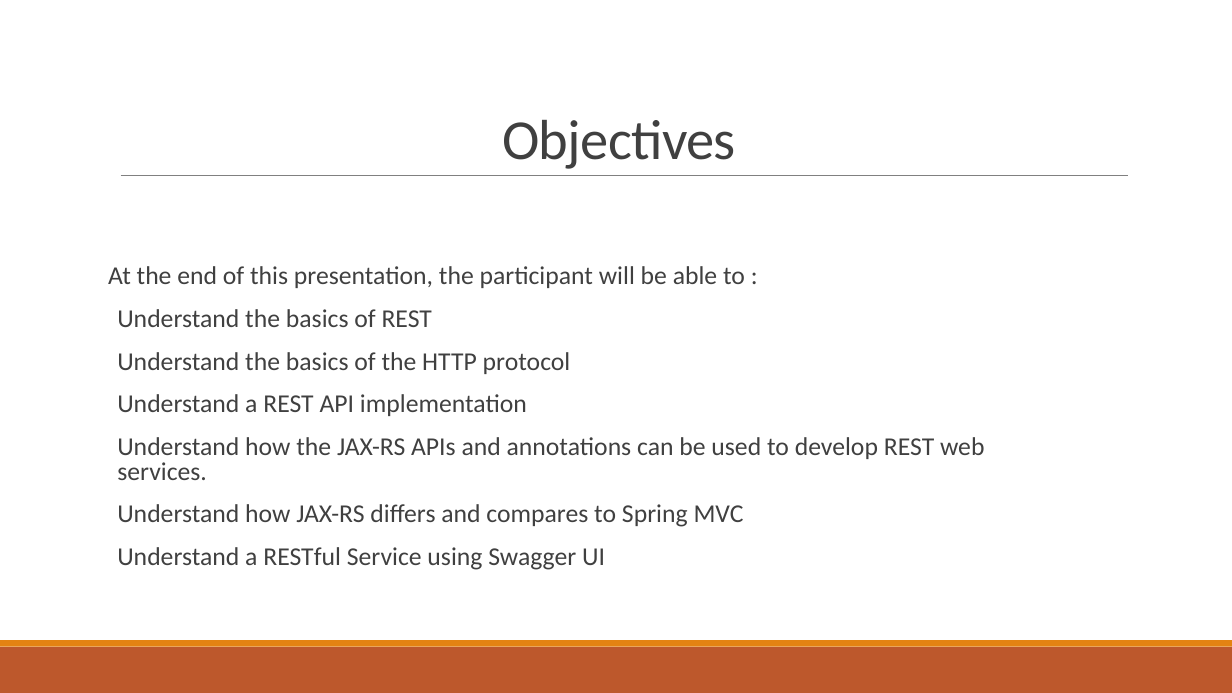
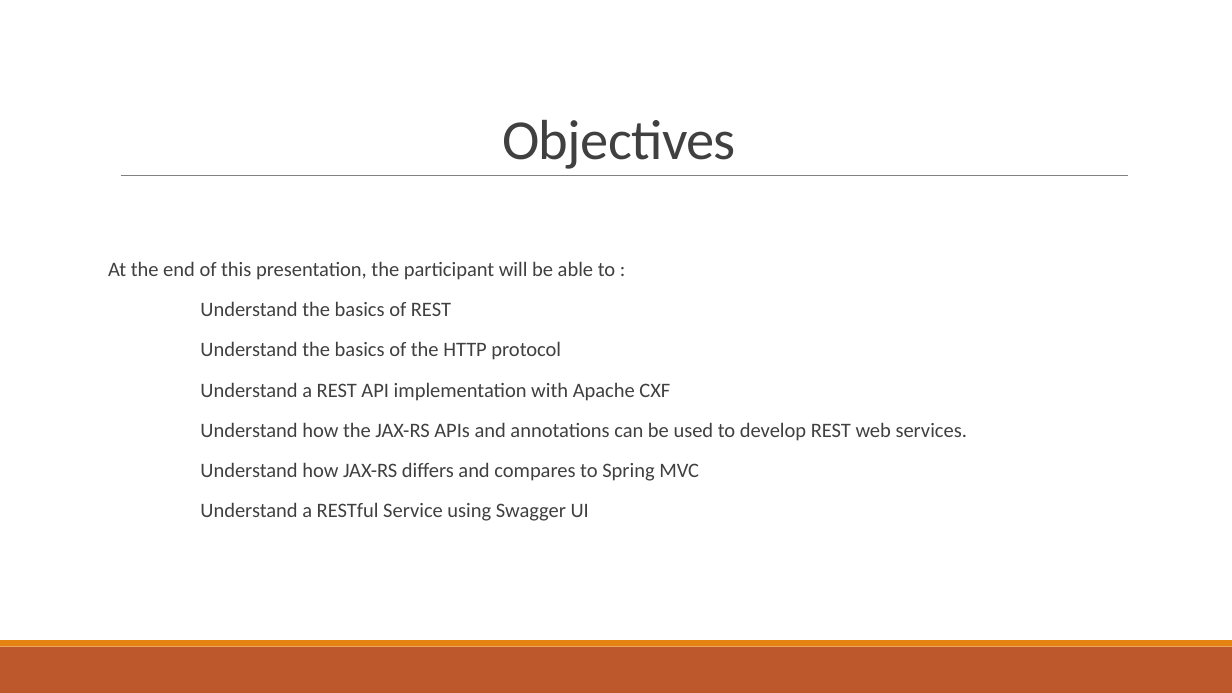
Before and after one commit to balacode/mydoc, a slide deck: slide 3 of REST PPT.pptx. Drawn at 1232x693 pixels with LibreOffice and Linux fonts; fonts in the diff are those of the drawing. Boxes give left, top, right and bottom in pixels: in the first picture for what was removed or moved away, otherwise in the second. Text is boxed around its words. In the diff, an @@ line names an element or a change of style, - is before the commit and + after.

```diff
--- a/REST PPT.pptx
+++ b/REST PPT.pptx
@@ text at (x1=108, y1=261, x2=967, y2=521): size 20 to 16 pt in "At the end of this presentation, the ...", "Understand the basics of REST", "Understand the basics of the HTTP protocol", "Understand how the JAX-RS APIs and annotations ..." and 2 more places; line spacing 0.8 to 0.9; bullet   to none @@
@@ text at (x1=200, y1=382, x2=670, y2=401): text changed; size 20 to 16 pt @@
-  Understand a REST API implementation
+Understand a REST API implementation with Apache CXF
```
Also in this commit, not shown: 14 other slides changed, 1 other file.
